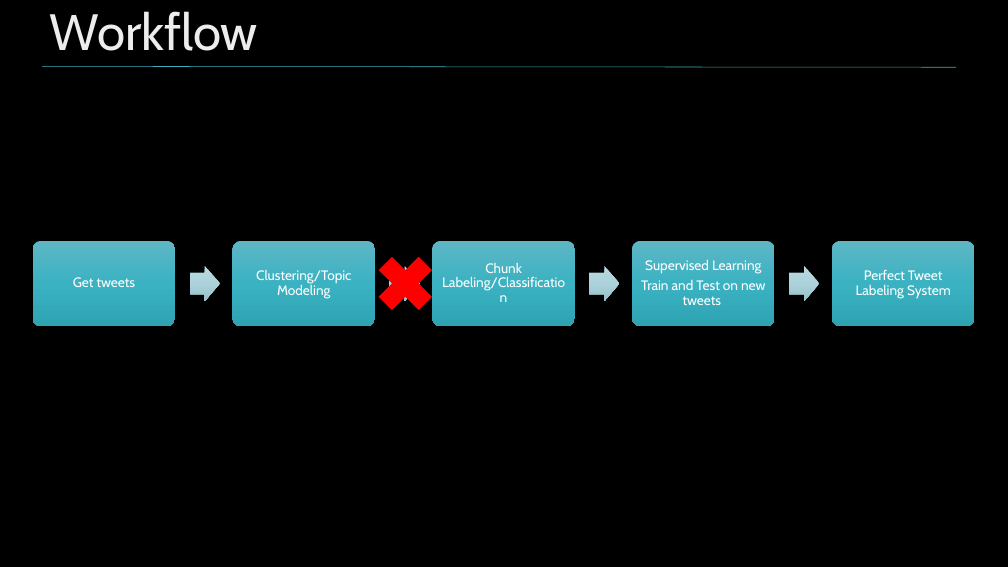
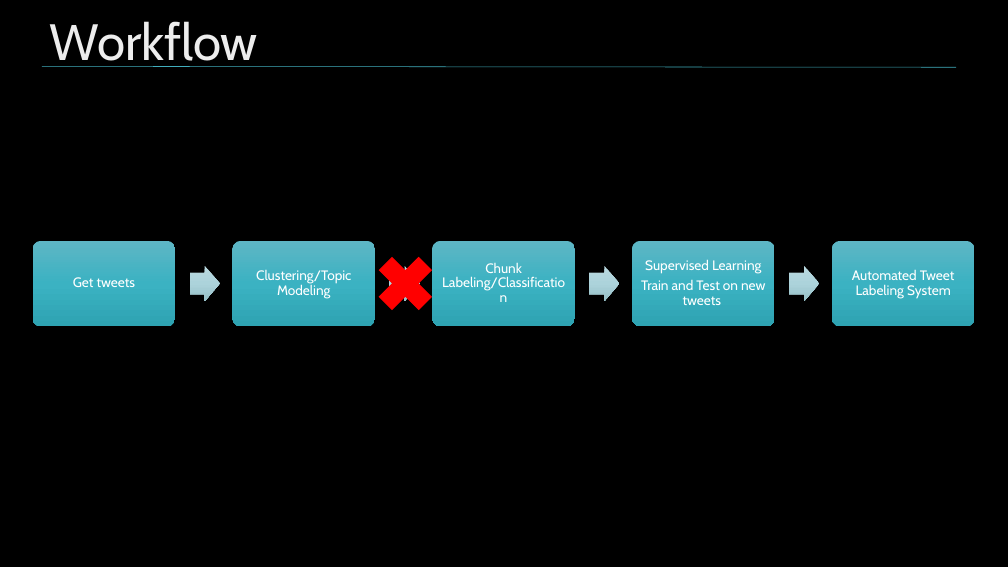
Before and after one commit to nycdatasci/bootcamp009_project, a slide deck: slide 4 of Project4-Capstone/MHD_Capstone/MHD_Twitter_Clustering.pptx (slide 5 before the commit). Drawn at 1008x567 pixels with LibreOffice and Linux fonts; fonts in the diff are those of the drawing; background and template pictures are left out. Boxes give left, top, right and bottom in pixels: in the first picture for what was removed or moved away, otherwise in the second. Text is boxed around its words. In the diff, an @@ line names an element or a change of style, - is before the commit and + after.

```diff
--- a/Project4-Capstone/MHD_Capstone/MHD_Twitter_Clustering.pptx
+++ b/Project4-Capstone/MHD_Capstone/MHD_Twitter_Clustering.pptx
@@ title "Workflow" rewrapped from box(49, 11, 257, 51) to box(49, 21, 257, 67) @@
@@ text at box(852, 270, 955, 299): text changed @@
-Perfect Tweet Labeling System
+Automated Tweet Labeling System
```
Also in this commit, not shown: 2 other slides changed.
